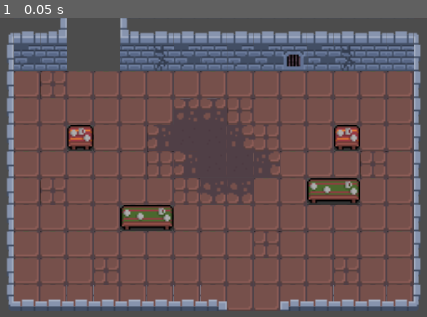
Above: before the commit, frame 1.
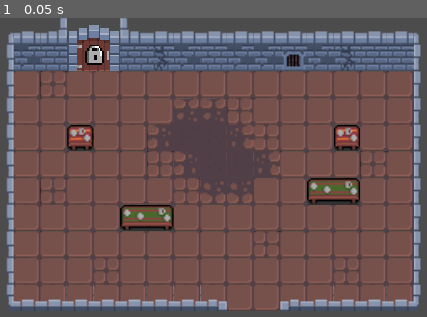
Above: after the commit, the same moment.

Repository: Brywire/Godot-Dungeon-Crawler
Game: Godot game, scene res://Rooms/Room0.tscn
Same seed, same stepped clock (60 frames per second), same inputs: the game is played once before the commit and once after it. This scene is started directly instead of the project's main scene.
Inputs:
- Up to frame 1 (0.05 s): no input

The runs differ from the first frame. In frame 1, 1.5% of the frame differs, in the area x 16-28%, y 2-18%.

Commit message:
[+] finished Door in Room Scene

Diff:
--- /dev/null
+++ b/Rooms/Door.gd
@@ -0,0 +1,7 @@
+extends StaticBody2D
+
+onready var animation_player: AnimationPlayer = get_node("AnimationPlayer")
+
+
+func open() -> void:
+	animation_player.play("open")
--- a/Rooms/Door.tscn
+++ b/Rooms/Door.tscn
@@ -1,7 +1,8 @@
-[gd_scene load_steps=22 format=2]
+[gd_scene load_steps=23 format=2]
 
 [ext_resource path="res://Art/v1.1 dungeon crawler 16X16 pixel pack/tiles/wall/door_spritesheet.png" type="Texture" id=1]
 [ext_resource path="res://Art/v1.1 dungeon crawler 16X16 pixel pack/tiles/wall/door_fullyopen.png" type="Texture" id=2]
+[ext_resource path="res://Rooms/Door.gd" type="Script" id=3]
 
 [sub_resource type="AtlasTexture" id=1]
 atlas = ExtResource( 1 )
@@ -90,12 +91,12 @@
 tracks/1/interp = 1
 tracks/1/loop_wrap = true
 tracks/1/imported = false
-tracks/1/enabled = true
+tracks/1/enabled = false
 tracks/1/keys = {
 "times": PoolRealArray( 0 ),
 "transitions": PoolRealArray( 1 ),
 "update": 0,
-"values": [ true ]
+"values": [ false ]
 }
 
 [sub_resource type="Animation" id=21]
@@ -131,6 +132,8 @@
 extents = Vector2( 16, 16 )
 
 [node name="Door" type="StaticBody2D"]
+collision_mask = 0
+script = ExtResource( 3 )
 
 [node name="AnimatedSprite" type="AnimatedSprite" parent="."]
 frames = SubResource( 15 )
@@ -141,4 +144,3 @@
 
 [node name="CollisionShape2D" type="CollisionShape2D" parent="."]
 shape = SubResource( 19 )
-disabled = true
--- a/Rooms/Room0.tscn
+++ b/Rooms/Room0.tscn
@@ -1,7 +1,8 @@
-[gd_scene load_steps=49 format=2]
+[gd_scene load_steps=50 format=2]
 
 [ext_resource path="res://Rooms/Room.tscn" type="PackedScene" id=1]
 [ext_resource path="res://Art/v1.1 dungeon crawler 16X16 pixel pack/full tilemap.png" type="Texture" id=2]
+[ext_resource path="res://Rooms/Door.tscn" type="PackedScene" id=3]
 
 [sub_resource type="NavigationPolygon" id=22]
 vertices = PoolVector2Array( 0, 0, 16, 0, 16, 12, 0, 12 )
@@ -368,6 +369,9 @@
 [node name="Position2D2" type="Position2D" parent="Entrance" index="1"]
 position = Vector2( 168, 168 )
 
+[node name="Door" parent="Doors" index="0" instance=ExtResource( 3 )]
+position = Vector2( 64, 16 )
+
 [node name="Position2D" type="Position2D" parent="EnemyPositions" index="0"]
 position = Vector2( 56, 104 )
 
